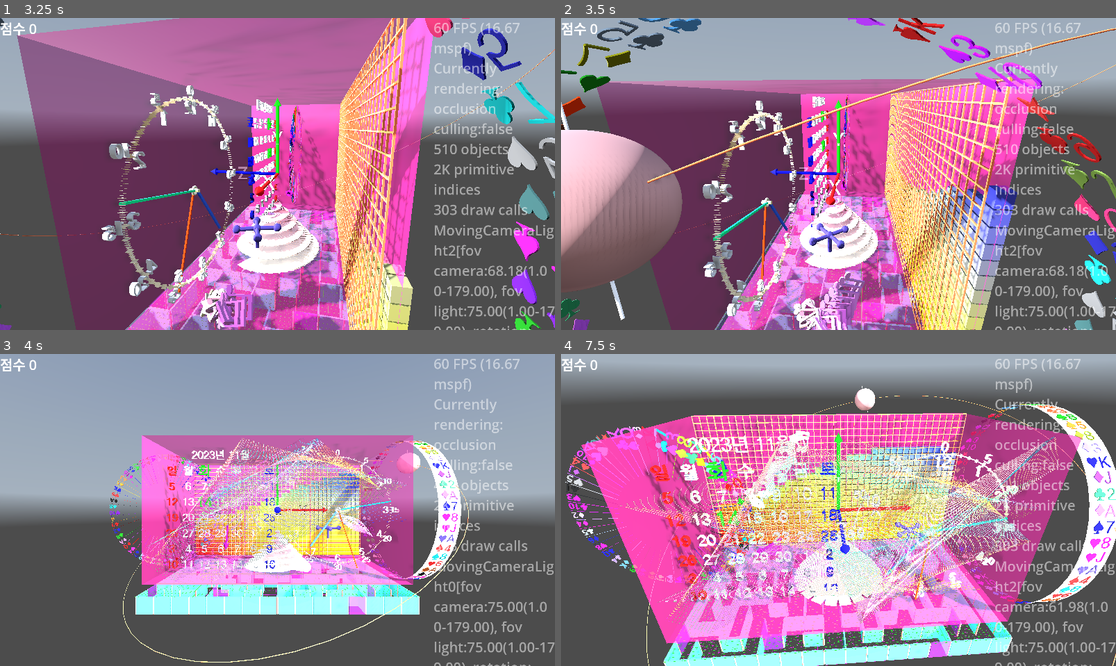
Above: before the commit, frames 1-4 (two rows, left to right).
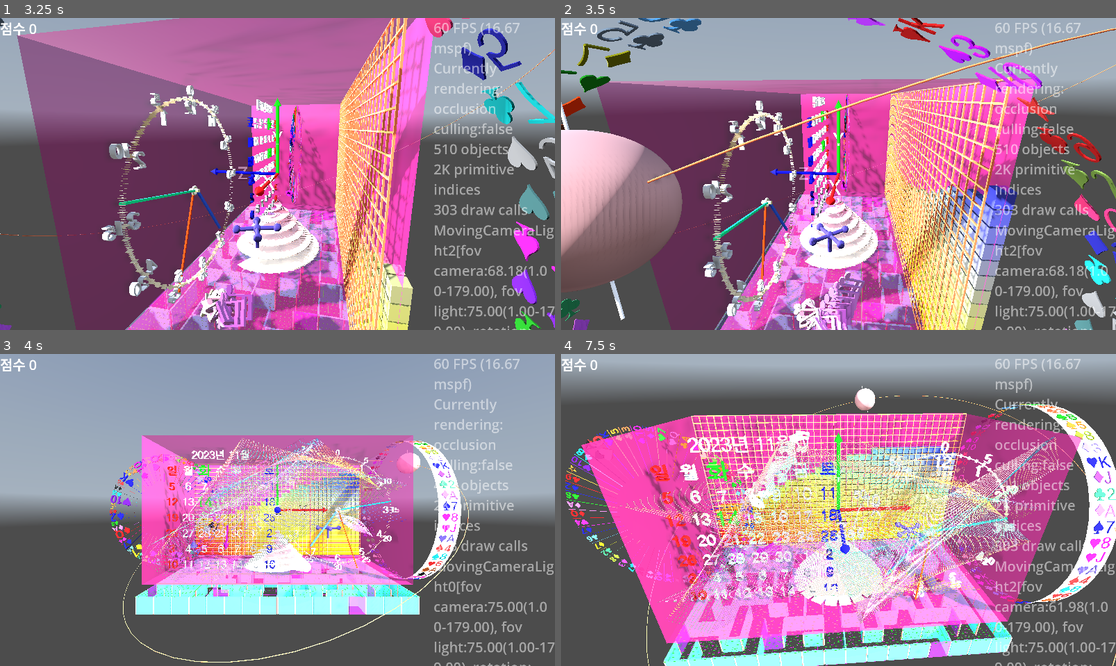
Above: after the commit, the same moments.

Repository: kasworld/gd4template3d
Game: Godot game, scene res://main.tscn
Same seed, same stepped clock (60 frames per second), same inputs: the game is played once before the commit and once after it. A sky picture missing from this copy of the repository is replaced by a grey-blue gradient.
Inputs (mouse positions are in pixels of both pictures, inside the frame that each line leads up to):
- Up to frame 1 (3.25 s): tap Enter at 0.5, 0.6, 2.1 s; move the mouse to (399, 158) at 0.52 s; click (399, 158) at 0.67 s; move the mouse to (166, 189) at 1.27 s; tap Delete at 1.35, 2.85 s; click (166, 189) at 1.42 s; move the mouse to (333, 105) at 2.02 s; click (333, 105) at 2.17 s; move the mouse to (249, 236) at 2.77 s; click (249, 236) at 2.92 s
- Up to frame 2 (3.5 s): no input
- Up to frame 3 (4 s): move the mouse to (444, 556) at 3.52 s; tap Enter at 3.6 s; click (444, 556) at 3.67 s
- Up to frame 4 (7.5 s): move the mouse to (672, 463) at 4.27 s; tap Delete at 4.35, 5.85, 7.35 s; click (672, 463) at 4.42 s; move the mouse to (866, 510) at 5.02 s; tap Enter at 5.1, 6.6 s; click (866, 510) at 5.17 s; move the mouse to (755, 432) at 5.77 s; click (755, 432) at 5.92 s; move the mouse to (960, 494) at 6.52 s; click (960, 494) at 6.67 s; move the mouse to (727, 525) at 7.27 s; click (727, 525) at 7.42 s

Frame 1 is identical in both runs. In frame 2, 0.4% of the frame differs, in the area x 50-59%, y 24-61%; in frame 3, 1.4%; in frame 4, 3.2%, in the area x 0-35%, y 20-74%.

Commit message:
장식원판 회전, 중심멈춤 수정

Diff:
--- a/roulette/roulette.gd
+++ b/roulette/roulette.gd
@@ -25,7 +25,6 @@
 	$"Wheel/원판".mesh.bottom_radius = 반지름
 	$"Wheel/원판".mesh.top_radius = 반지름
 	$"Wheel/원판".position.z = -깊이
-	$"Wheel/원판".rotation.x = PI/2
 
 	$"Wheel/ValveHandle".init(반지름*0.1, 반지름*0.1, 4, Color.WHITE)
 	$"Wheel/ValveHandle".rotation.x = PI/2
@@ -42,9 +41,10 @@
 
 	var n :int = $Wheel.cell_count얻기()
 	$"Wheel/원판".mesh.radial_segments = n
+	$"Wheel/원판".rotation.x = PI/2
+	$"Wheel/원판".rotate(Vector3.FORWARD, PI/n)
 
 	선택rad바꾸기(PI/2)
-
 	return self
 
 func 결과가결정됨(_rl :RouletteWheel) -> void:
--- a/roulette/roulette_wheel/roulette_wheel.gd
+++ b/roulette/roulette_wheel/roulette_wheel.gd
@@ -77,4 +77,4 @@
 	var 현재cell번호 := 각도로cell번호얻기(rad)
 	var 현재각도 = fposmod(-rad, 2*PI)
 	var 중심각도 = cell중심각도(현재cell번호)
-	return abs(현재각도 - 중심각도 - cell각도/2) <= cell각도/100
+	return abs(현재각도 - 중심각도 ) <= cell각도/100
